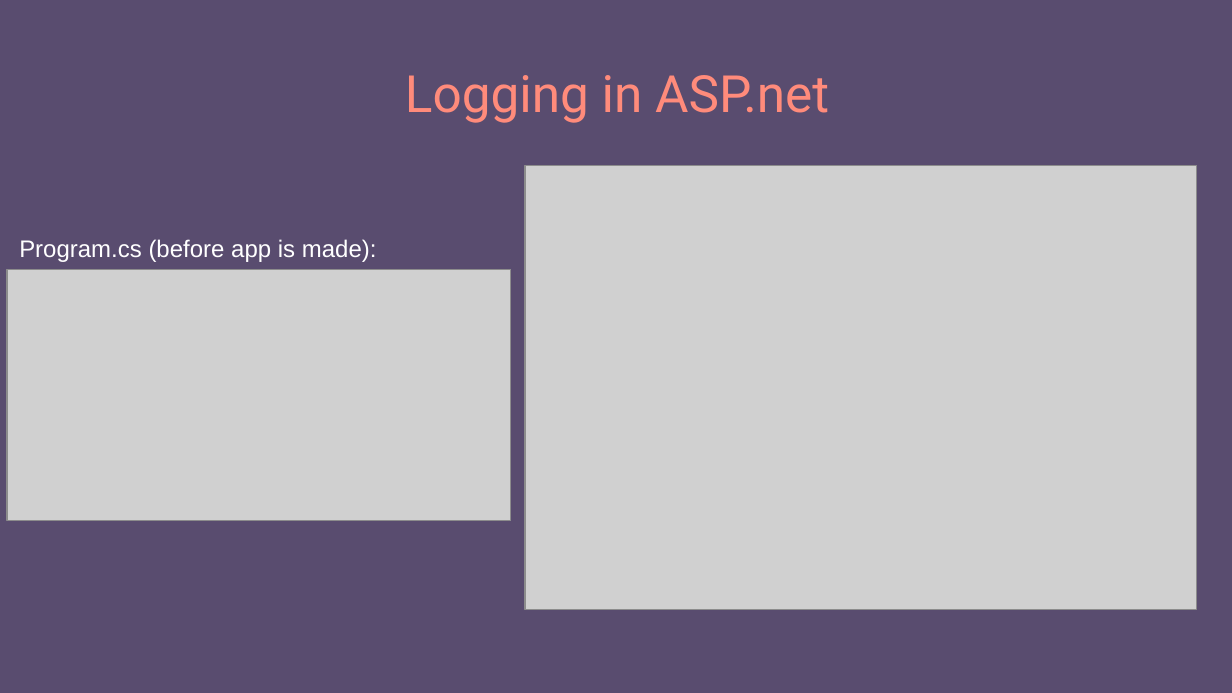
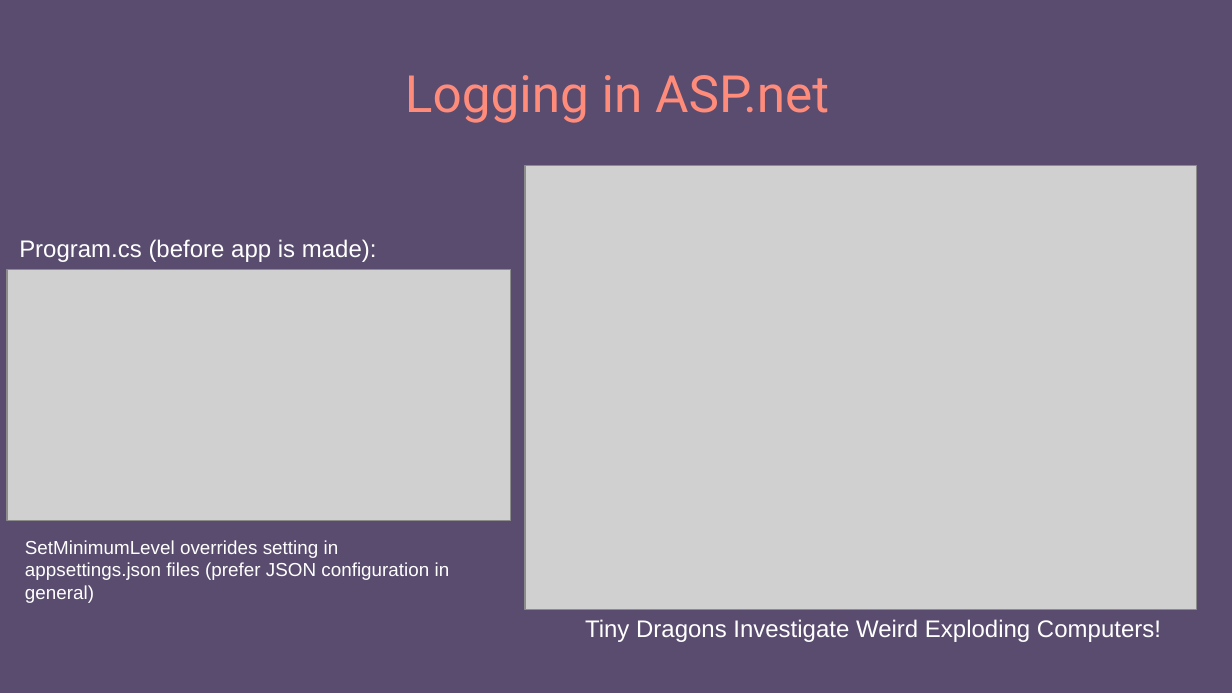
Before and after one commit to e-m-wilson/dotnet, a slide deck: slide 120 of Resources-Notes-Ppts/C#/001-dot-net-foundations.pptx. Drawn at 1232x693 pixels with LibreOffice and Linux fonts; fonts in the diff are those of the drawing; grey boxes stand for pictures. Boxes give left, top, right and bottom in pixels: in the first picture for what was removed or moved away, otherwise in the second. Text is boxed around its words. In the diff, an @@ line names an element or a change of style, - is before the commit and + after.

```diff
--- a/Resources-Notes-Ppts/C#/001-dot-net-foundations.pptx
+++ b/Resources-Notes-Ppts/C#/001-dot-net-foundations.pptx
@@ text added at [25, 540, 450, 603], 11 pt, text #FFFFFF @@
+SetMinimumLevel overrides setting in appsettings.json files (prefer JSON configuration in general)
@@ text added at [585, 619, 1161, 642], 14 pt, text #FFFFFF @@
+Tiny Dragons Investigate Weird Exploding Computers!
```
Also in this commit, not shown: 1 other file.
